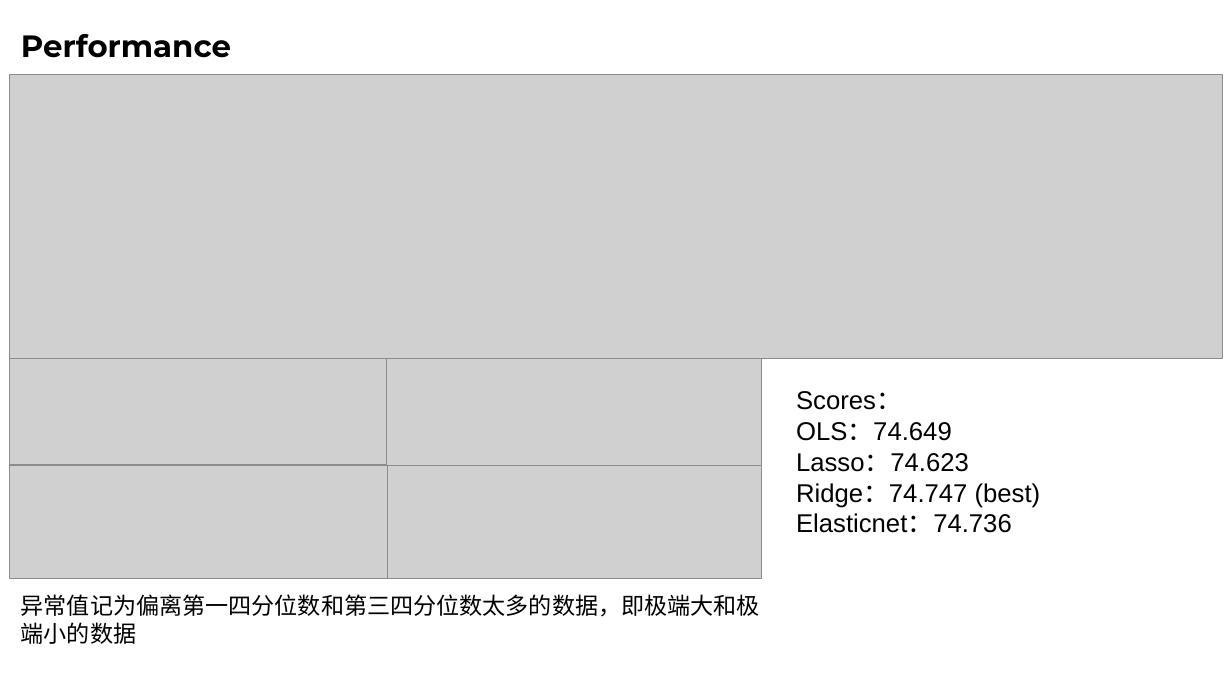
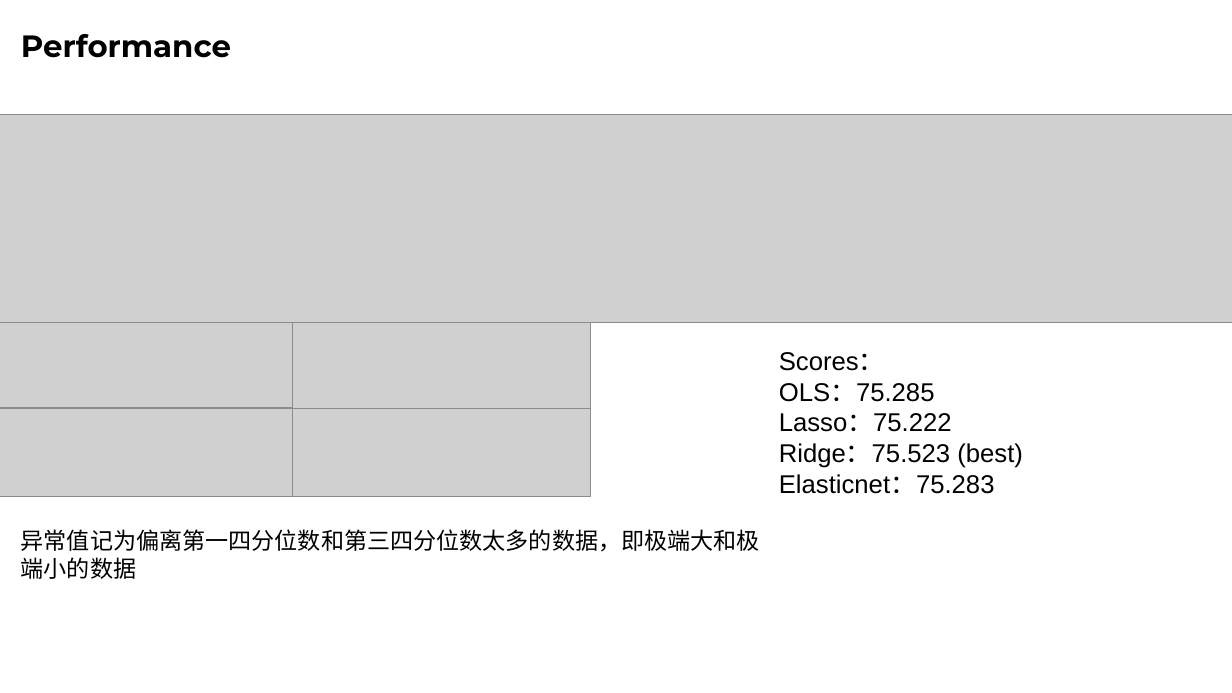
Before and after one commit to Quant-of-Renmin-University/QuantEcon2025_RUC, a slide deck: slide 2 of Homework/math/2022201353/midterm_slide_2022201353.pptx. Drawn at 1232x693 pixels with LibreOffice and Linux fonts; fonts in the diff are those of the drawing; grey boxes stand for pictures. Boxes give left, top, right and bottom in pixels: in the first picture for what was removed or moved away, otherwise in the second. Text is boxed around its words. In the diff, an @@ line names an element or a change of style, - is before the commit and + after.

```diff
--- a/Homework/math/2022201353/midterm_slide_2022201353.pptx
+++ b/Homework/math/2022201353/midterm_slide_2022201353.pptx
@@ picture: place and size @@
-picture at box(9, 75, 1223, 360)
+picture at box(0, 115, 1232, 323)
@@ picture added at box(0, 323, 293, 408) @@
@@ picture added at box(293, 323, 592, 409) @@
@@ picture removed at box(9, 359, 386, 465) @@
@@ picture removed at box(386, 359, 761, 465) @@
@@ text "Scores：": place and size @@
-text "Scores：" at box(796, 391, 1041, 533)
+text "Scores：" at box(779, 352, 1023, 494)
@@ text at box(779, 383, 1023, 494): text changed @@
-OLS：74.649
-Lasso：74.623
-Ridge：74.747 (best)
-Elasticnet：74.736
+OLS：75.285
+Lasso：75.222
+Ridge：75.523 (best)
+Elasticnet：75.283
@@ picture added at box(0, 409, 293, 496) @@
@@ picture added at box(293, 408, 592, 496) @@
@@ picture removed at box(9, 465, 387, 579) @@
@@ picture removed at box(387, 465, 762, 579) @@
@@ text "异常值记为偏离第一四分位数和第三四分位数太多的数据，即极端大和极端小的数据": place and size @@
-text "异常值记为偏离第一四分位数和第三四分位数太多的数据，即极端大和极端小的数据" at box(21, 594, 760, 644)
+text "异常值记为偏离第一四分位数和第三四分位数太多的数据，即极端大和极端小的数据" at box(21, 529, 760, 579)
```
Also in this commit, not shown: 2 other slides changed, 1 other file.
